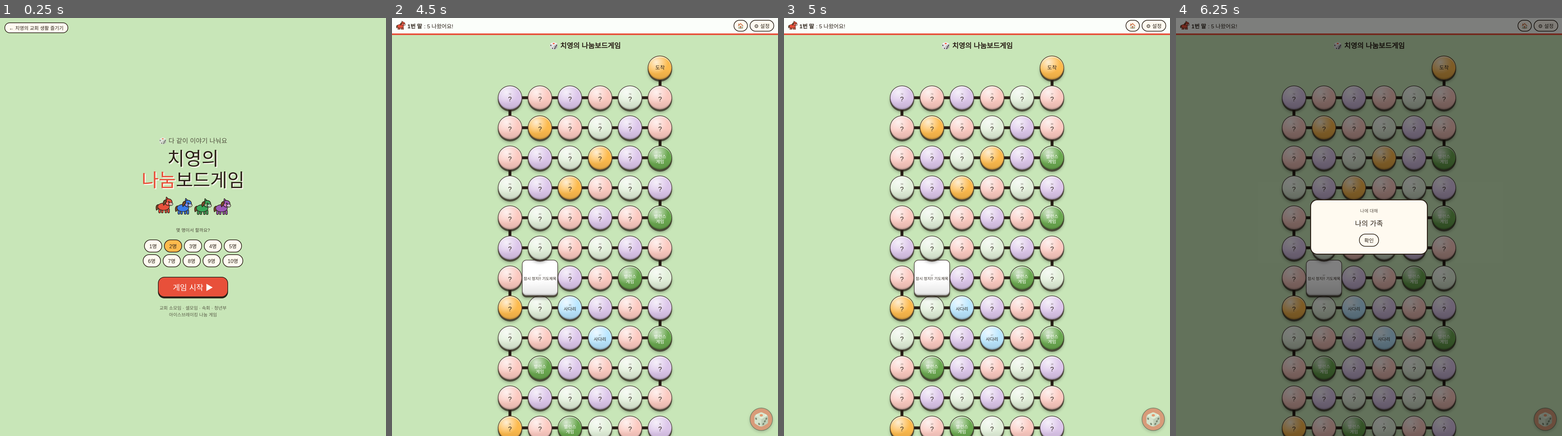
Above: before the commit, frames 1-4 (left to right).
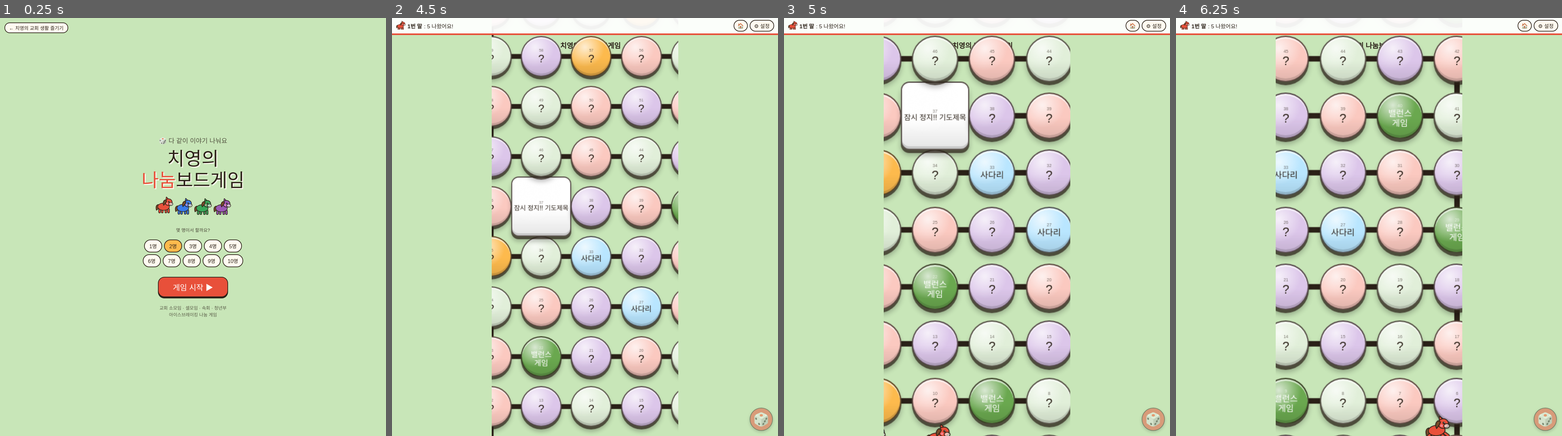
Above: after the commit, the same moments.

Repository: zidane7-creator/nanum-boardgame
Game: browser game, page board/index.html
Same seed, same stepped clock (60 frames per second), same inputs: the game is played once before the commit and once after it.
Inputs (mouse positions are in pixels of both pictures, inside the frame that each line leads up to):
- Up to frame 1 (0.25 s): no input
- Up to frame 2 (4.5 s): click "게임 시작 ▶" at 0.27 s; click "🏠" at 1.27 s; click "게임 시작 ▶" at 1.77 s; click "🎲" at 1.87 s; click "🏠" at 2.47 s; click "🏠" at 3.07 s; click "🏠" at 3.67 s; click "🏠" at 4.27 s
- Up to frame 3 (5 s): click "🏠" at 4.87 s
- Up to frame 4 (6.25 s): click "🏠" at 5.47 s; click (1523, 26) at 6.07 s, where only the run after the commit has a clickable "🏠"

Frame 1 is identical in both runs. In frame 2, 36% of the frame differs, in the area x 25-75%, y 4-100%; in frame 3, 37%; in frame 4, 99%, in the area x 0-100%, y 0-100%.

Commit message:
보드게임: 말이 달릴 때 줌인, 도착하면 줌아웃
Co-Authored-By: Claude Opus 5.5 <noreply@anthropic.com>

Diff:
--- a/board/index.html
+++ b/board/index.html
@@ -40,6 +40,8 @@
 .nr{display:flex;align-items:center;gap:8px;margin:4px 0}.nr input{flex:1;min-width:0;font:inherit;padding:5px 10px;border:2px solid var(--ink);border-radius:12px;background:#fff;color:#2b2118}
 #roll{position:fixed;right:16px;bottom:calc(16px + env(safe-area-inset-bottom,0px));width:72px;height:72px;border-radius:50%;padding:0;font-size:40px;line-height:1;z-index:12;box-shadow:0 4px 10px rgba(0,0,0,.35)}
 #big{position:fixed;left:50%;top:50%;width:130px;height:130px;margin:-65px 0 0 -65px;display:none;align-items:center;justify-content:center;z-index:15;pointer-events:none;perspective:700px}
+#board{transition:transform .45s ease,transform-origin .32s linear;will-change:transform;z-index:3}
+.wrap{overflow-x:clip}
 .rg{width:100%;accent-color:#e8503a;margin:2px 0 4px}
 .tilt{transform-style:preserve-3d;transform:rotateX(-52deg) rotateY(28deg)}
 .cube{position:relative;width:110px;height:110px;transform-style:preserve-3d}
@@ -138,6 +140,7 @@
  clack(){noise(.09,900,2.5,1.4);tone(200,110,.14,.4,"triangle")},
  hop(){noise(.04,1500,4,.9);noise(.04,1100,4,.7,.09);tone(420,820,.12,.16)}
 };
+function zoom(k,on){if(on){const p=xy(pos[k]);board.style.transformOrigin=p[0]+"% "+p[1]+"%";board.style.transform="scale(1.9)"}else board.style.transform=""}
 function hop(k,x0){sfx.hop();const e=pawns[k],s=e.firstChild,dx=xy(pos[k]+1)[0]-x0;if(dx)s.style.scale=dx<0?"-1 1":"1 1";e.classList.remove("hop");void e.offsetWidth;e.classList.add("hop")}
 const nm=k=>names[k]||(k+1)+"번 말",chip=k=>'<span class="chip">'+horse(PC[k])+'</span>';
 function renderNames(){const w=$("nm");w.innerHTML="";for(let k=0;k<np;k++){const r=document.createElement("div");r.cla …(219 unchanged characters)…
@@ -157,7 +160,9 @@
 for(let i=0;i<12;i++){rx+=60+Math.random()*120;rz+=60+Math.random()*120;cube.style.transition="transform 70ms linear";rot();if(i%2==0)sfx.rattle();await sleep(70)}
 const [tx,tz]=SHOW[k];rx=Math.ceil(rx/360)*360+360+tx;rz=Math.ceil(rz/360)*360+360+tz;cube.style.transition="transform .7s cubic-bezier(.2,.9,.3,1.15)";rot();setTimeout(()=>sfx.clack(),380);await sleep(650);
 d.classList.remove("toss");d.classList.add("pop");$("status").innerHTML=chip(turn)+"<b>"+nm(turn)+"</b>: "+n+" 나왔어요!";await sleep(800);d.className="";await sleep(150);
-for(let s=0;s<n&&pos[turn]<N-1;s++){hop(turn,xy(pos[turn])[0]);pos[turn]++;place(turn);scrollToPawn(turn);await sleep(340);if(T[pos[turn]].k=="r")break}
+zoom(turn,true);scrollToPawn(turn);await sleep(420);
+for(let s=0;s<n&&pos[turn]<N-1;s++){hop(turn,xy(pos[turn])[0]);pos[turn]++;place(turn);zoom(turn,true);scrollToPawn(turn);await sleep(340);if(T[pos[turn]].k=="r")break}
+await sleep(250);zoom(turn,false);await sleep(480);
 let t=T[pos[turn]];
 if(pos[turn]==N-1){await ask("🎉 도착!",nm(turn)+" — 가장 먼저 도착했어요!");$("status").innerHTML=chip(turn)+"🏆 <b>"+nm(turn)+"</b> 우승!";busy=false;return}
 if(t.k=="l"&&pos[turn]==L[0]){await ask("사다리","🪜 사다리를 타고 앞으로 쭉!");pos[turn]=L[1];place(turn);scrollToPawn(turn);await sleep(500);t=T[pos[turn]]}
